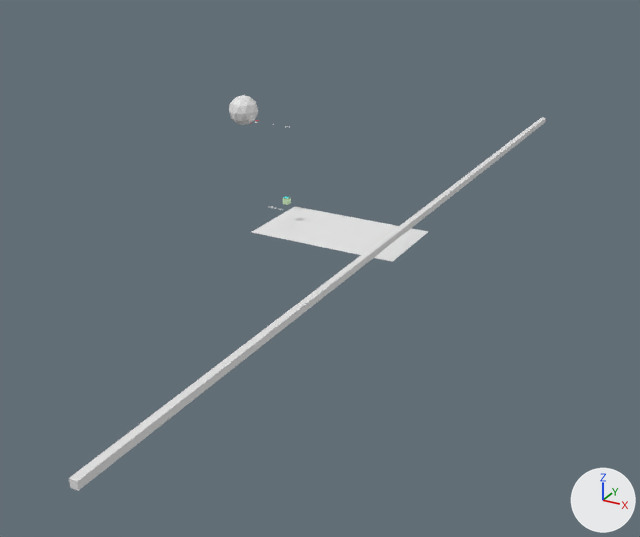
The Blender file waveminer.blend, before and after one commit.
One viewpoint serves both versions: a camera (50 mm lens) standing at (29.3, -48.6, 19.8) and looking at (3.7, -2.1, -3.4). The lights are fixed; the arrows at lower right show +X, +Y and +Z.

The first picture shows 'Goal', 'Plane', 'hud_wave_name', 'testing_animations'.
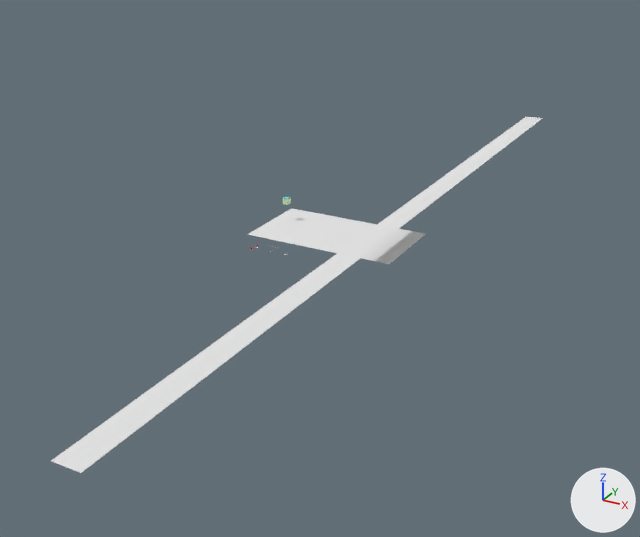
ob_hud is not drawn itself; it is the parent of ob_hud_a, ob_hud_b, ob_hud_c, ob_hud_wave_name, ob_hud_input_up.

What differs and where, as boxes (x1, y1, x2, y2) in the pictures (640 x 537 px):
'goal', added
    after: (51, 117, 542, 473)
'Goal', hidden
    before: (69, 117, 546, 491)
'Plane', moved, turned
    before: (252, 207, 428, 262)
    after: (247, 208, 425, 264)
'testing_animations', deleted
    before: (229, 95, 258, 125)

Diff of the bpy script that builds the scene:
```diff
--- a/waveminer.blend.py
+++ b/waveminer.blend.py
@@ mat_goal @@
+mat_goal = diffuse_material('goal')
+mat_goal.base_color = (0.8, 0.8, 0.8)  # white #e7e7e7
@@ me_goal_001 @@
+me_goal_001.from_pydata([(-0.126, -0.5, 0.0), (0.126, -0.5, 0.0), (-0.126, 0.5, 0.0), (0.126, 0.5, 0.0)], [], [(0, 1, 3, 2)])
+me_goal_001.materials.append(mat_goal)  # its picture is missing
@@ ob_hud_wave_name @@
 ob_hud_wave_name.matrix_parent_inverse = Matrix(((2.542, 0.0, 0.0, 1.863), (0.0, 2.542, 0.0, 6.297), (0.0, 0.0, 2.542, -14.76), (0.0, 0.0, 0.0, 1.0)))
-ob_hud_wave_name.location = (-0.5, -2.0, 0.0)
+ob_hud_wave_name.location = (-0.5, -2.0, 5.813)
 ob_hud_wave_name.scale = (0.5, 0.5, 0.5)
@@ ob_plane @@
 ob_plane = bpy.data.objects.new('Plane', me_plane_008)
-ob_plane.location = (4.06, 0.0, -1.49)
-ob_plane.rotation_euler = (12.57, 0.0, 0.0)  # degrees (0, 0, 0)
+ob_plane.location = (4.06, -0.45, -1.49)
 ob_plane.scale = (5.12, 2.88, 3.2)
@@ ob_testing_animations @@
-ob_testing_animations = bpy.data.objects.new('testing_animations', me_icosphere)
-ob_testing_animations.location = (-3.19, -0.05, 5.81)
@@ ob_goal @@
 ob_goal = bpy.data.objects.new('Goal', me_cube_002)
-ob_goal.location = (9.0, 0.0, 0.0)
+ob_goal.parent = ob_goal_2
+ob_goal.matrix_parent_inverse = Matrix(((0.169, 0.0, 0.0, -1.395), (0.0, 0.0169, 0.0, 0.297), (0.0, 0.0, 0.169, -0.0376), (0.0, 0.0, 0.0, 1.0)))
+ob_goal.location = (8.258, -17.68, 0.0)
+ob_goal.scale = (3.22, 1.0, 1.0)
+ob_goal.hide_render = True
@@ ob_hud @@
 ob_hud = bpy.data.objects.new('hud', None)
-ob_hud.location = (-0.733, -2.227, 5.808)
+ob_hud.location = (-0.733, -2.68, -2.56)
 ob_hud.scale = (0.393, 0.393, 0.393)
@@ ob_goal_2 @@
+ob_goal_2 = bpy.data.objects.new('goal', me_goal_001)
+ob_goal_2.location = (8.25, 0.0, 0.22)
+ob_goal_2.scale = (5.92, 59.2, 5.92)
```
